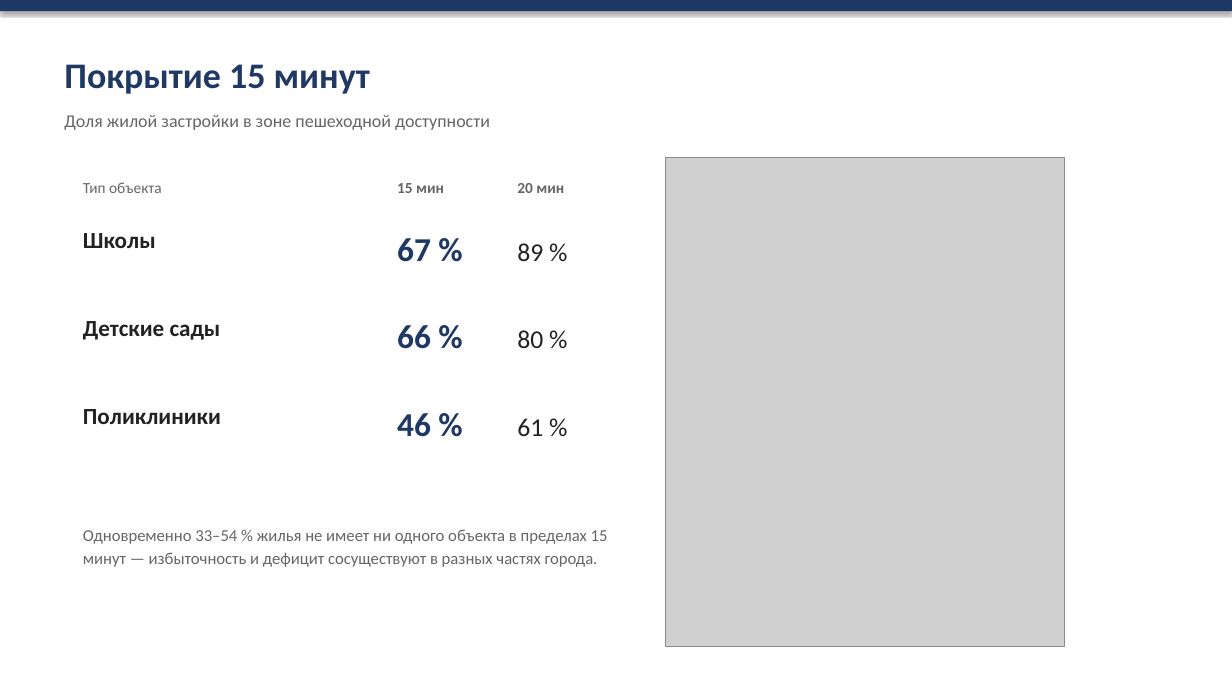
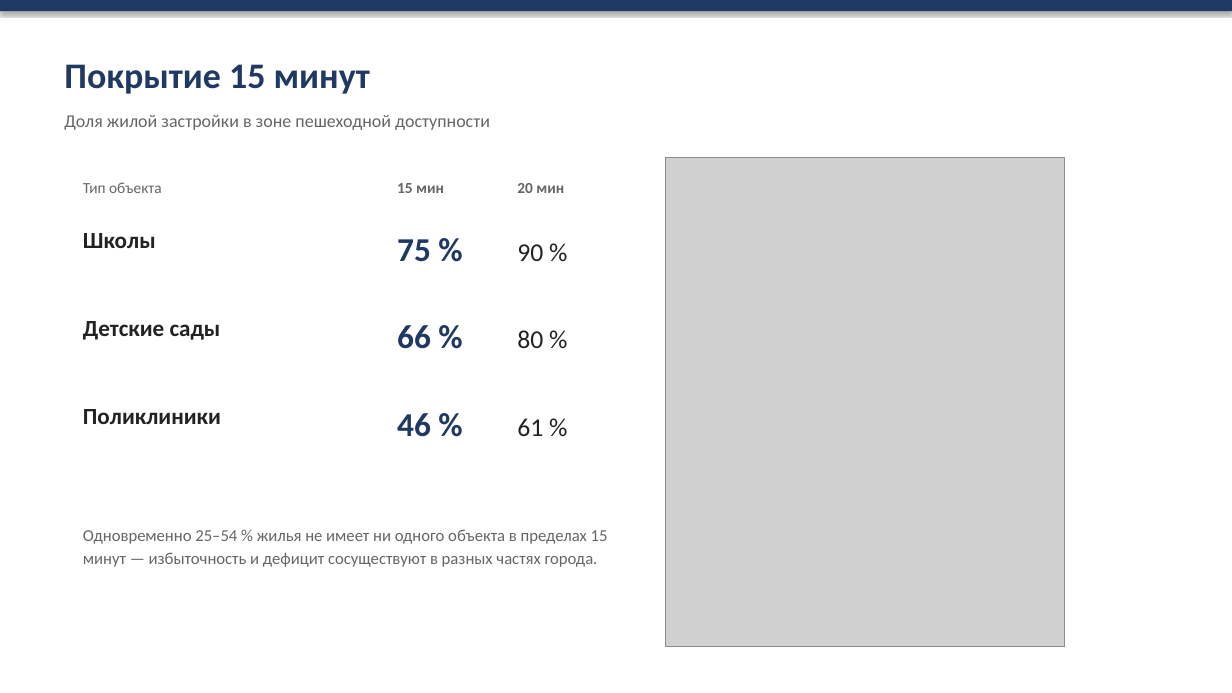
Before and after one commit to Geraks7/kamensk-accessibility, a slide deck: slide 4 of presentation.pptx. Drawn at 1232x693 pixels with LibreOffice and Linux fonts; fonts in the diff are those of the drawing; grey boxes stand for pictures. Boxes give left, top, right and bottom in pixels: in the first picture for what was removed or moved away, otherwise in the second. Text is boxed around its words. In the diff, an @@ line names an element or a change of style, - is before the commit and + after.

```diff
--- a/presentation.pptx
+++ b/presentation.pptx
@@ text at [397, 239, 431, 262]: text changed @@
-67 %
+75 %
@@ text at [517, 244, 543, 261]: text changed @@
-89 %
+90 %
@@ text at [83, 530, 608, 567]: text changed @@
-Одновременно 33–54 % жилья не имеет ни одного объекта в пределах 15 минут — избыточность и дефицит сосуществуют в разных частях города.
+Одновременно 25–54 % жилья не имеет ни одного объекта в пределах 15 минут — избыточность и дефицит сосуществуют в разных частях города.
```
Also in this commit, not shown: 4 other slides changed, 23 other files.
